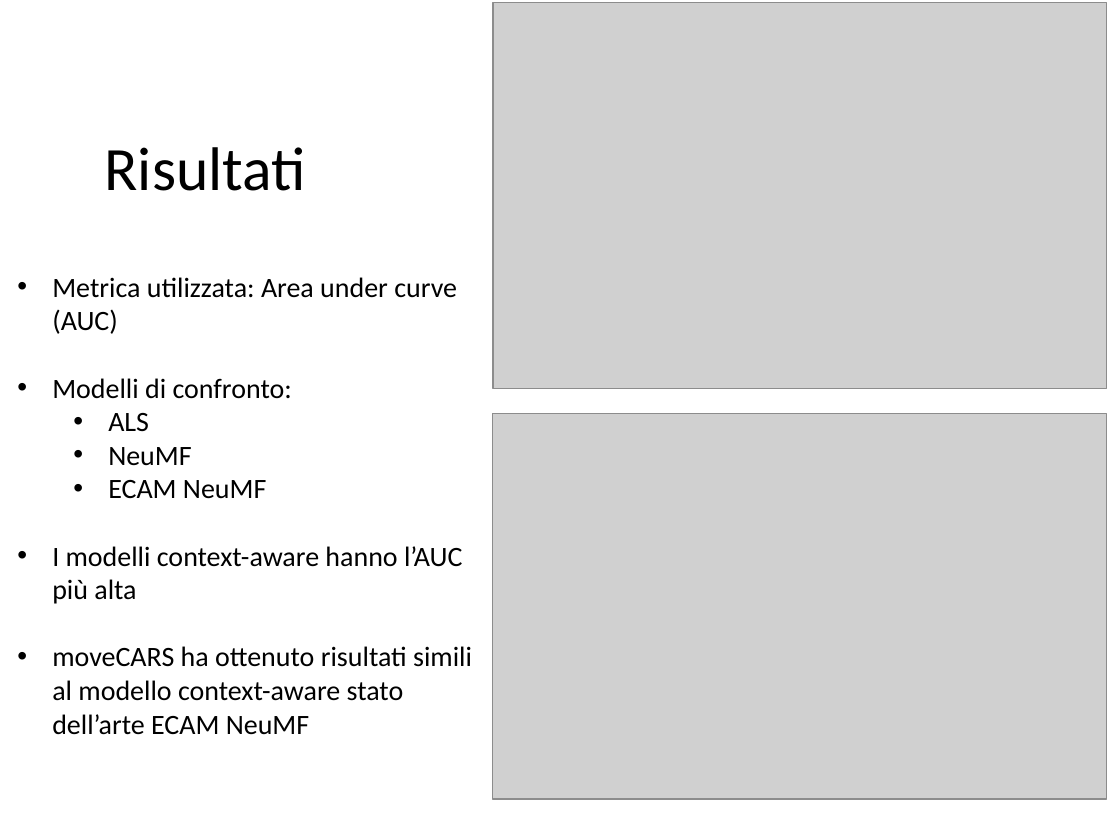
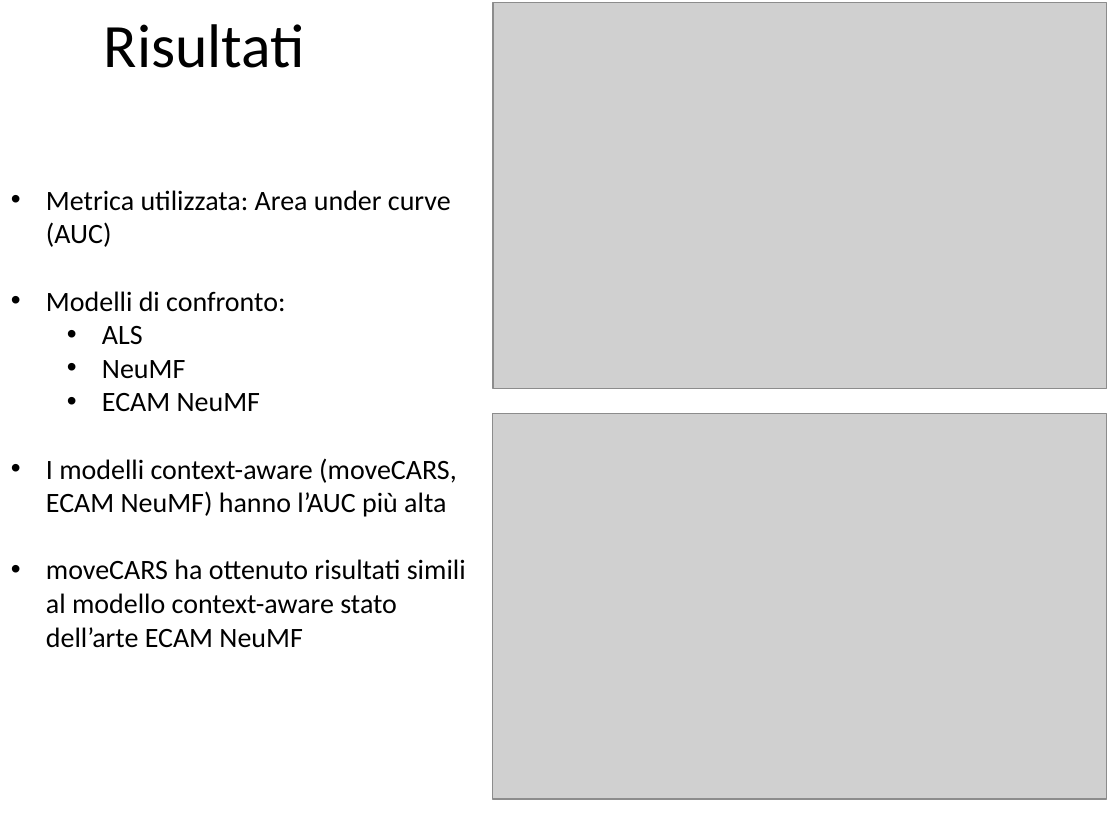
Before and after one commit to CriptHunter/tesi, a slide deck: slide 9 of presentazione/presentazione.pptx (slide 8 before the commit). Drawn at 1120x840 pixels with LibreOffice and Linux fonts; fonts in the diff are those of the drawing; grey boxes stand for pictures. Boxes give left, top, right and bottom in pixels: in the first picture for what was removed or moved away, otherwise in the second. Text is boxed around its words. In the diff, an @@ line names an element or a change of style, - is before the commit and + after.

```diff
--- a/presentazione/presentazione.pptx
+++ b/presentazione/presentazione.pptx
@@ title "Risultati": place and size @@
-title "Risultati" at <box>105,147,306,191</box>
+title "Risultati" at <box>104,24,305,68</box>
@@ text "Metrica utilizzata: Area under curve ...": place and size @@
-text "Metrica utilizzata: Area under curve ..." at <box>52,277,472,735</box>
+text "Metrica utilizzata: Area under curve ..." at <box>46,190,466,648</box>
@@ text at <box>46,458,457,517</box>: text changed @@
-• I modelli context-aware hanno l’AUC più alta
+• I modelli context-aware (moveCARS, ECAM NeuMF) hanno l’AUC più alta
```
Also in this commit, not shown: 8 other slides changed, 1 slide added.
